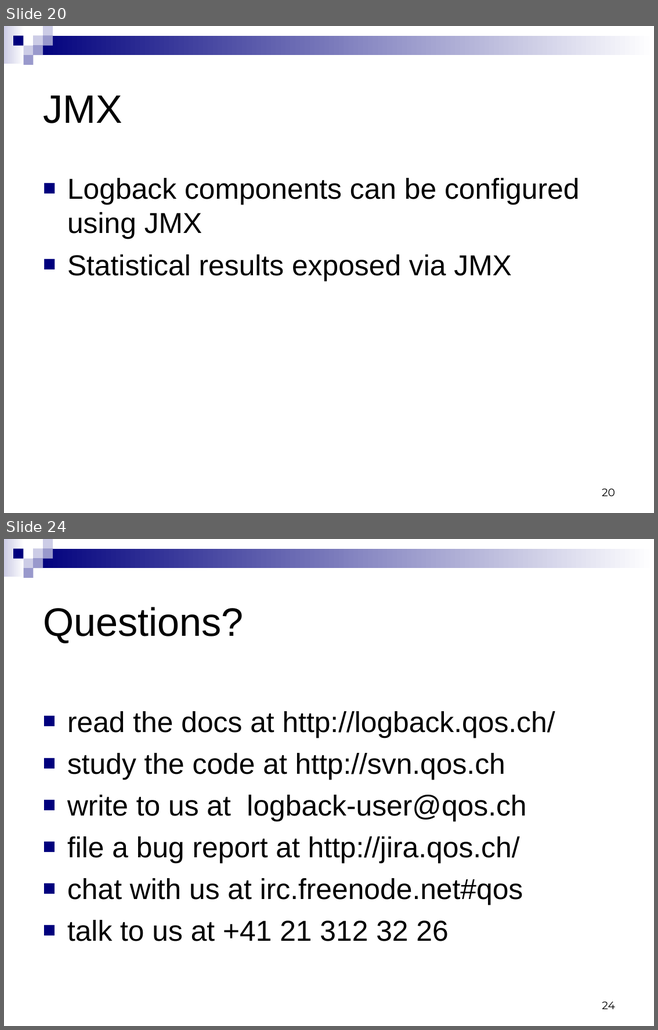
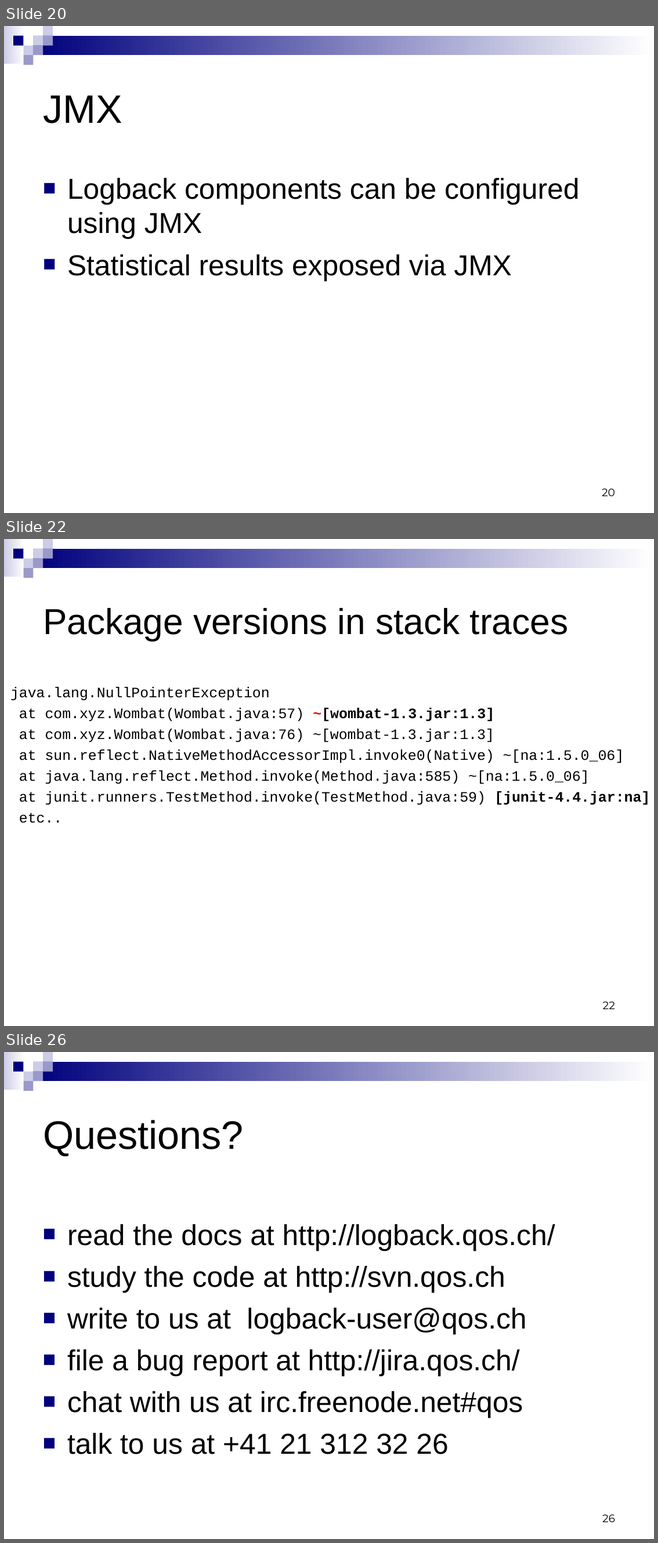
Before and after one commit to qos-ch/logback, a slide deck: logback-site/src/site/resources/logback.ppt. Shown one above the other, each under a label of ours: slides 20 and 24 before the commit, slides 20, 22 and 26 after it; the slides between them are not shown. The pictures are 658x1030 and 658x1543 pixels, drawn with LibreOffice and Linux fonts; fonts in the diff are those of the drawing. Boxes give left, top, right and bottom in pixels: in the first picture for what was removed or moved away, otherwise in the second. Text is boxed around its words. In the diff, an @@ line names an element or a change of style, - is before the commit and + after.

```diff
--- a/logback-site/src/site/resources/logback.ppt
+++ b/logback-site/src/site/resources/logback.ppt
@@ slide 22 added at bbox=[4, 539, 654, 1026], background #FFFFFF; not listed: 9 template elements that a slide beside it also shows @@
@@ title added at bbox=[43, 608, 568, 641], 40 pt, text #000000 @@
+Package versions in stack traces
@@ text added at bbox=[10, 687, 650, 823], 16 pt, text #000000 @@
+java.lang.NullPointerException
+at com.xyz.Wombat(Wombat.java:57) ~[wombat-1.3.jar:1.3]
+at com.xyz.Wombat(Wombat.java:76) ~[wombat-1.3.jar:1.3]
+at sun.reflect.NativeMethodAccessorImpl.invoke0(Native) ~[na:1.5.0_06]
+at java.lang.reflect.Method.invoke(Method.java:585) ~[na:1.5.0_06]
+at junit.runners.TestMethod.invoke(TestMethod.java:59) [junit-4.4.jar:na]
+etc..
@@ page number added at bbox=[603, 1002, 615, 1009], 12 pt, text #000000 @@
+22
@@ what was slide 24 is now slide 26 @@
@@ page number at bbox=[602, 1515, 615, 1522]: text changed @@
-24
+26
```
Also in this commit, not shown: 11 slides changed, 1 other slide added.
